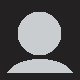
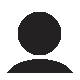
Two versions of the same layered image (80x80). Layer-by-layer changes:
painted on "note" over (18, 12, 61, 55)
painted on "Tło" over (0, 0, 80, 80)
